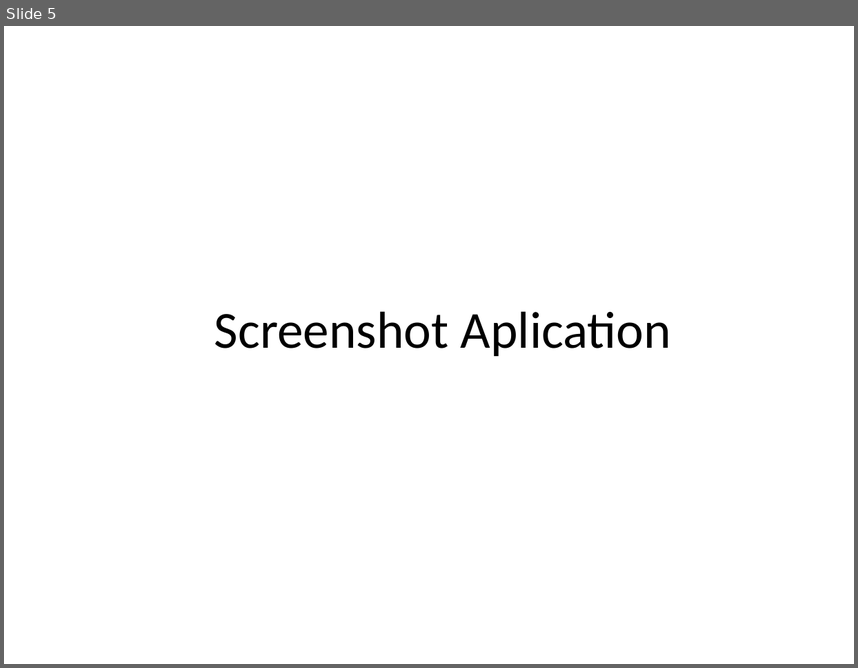
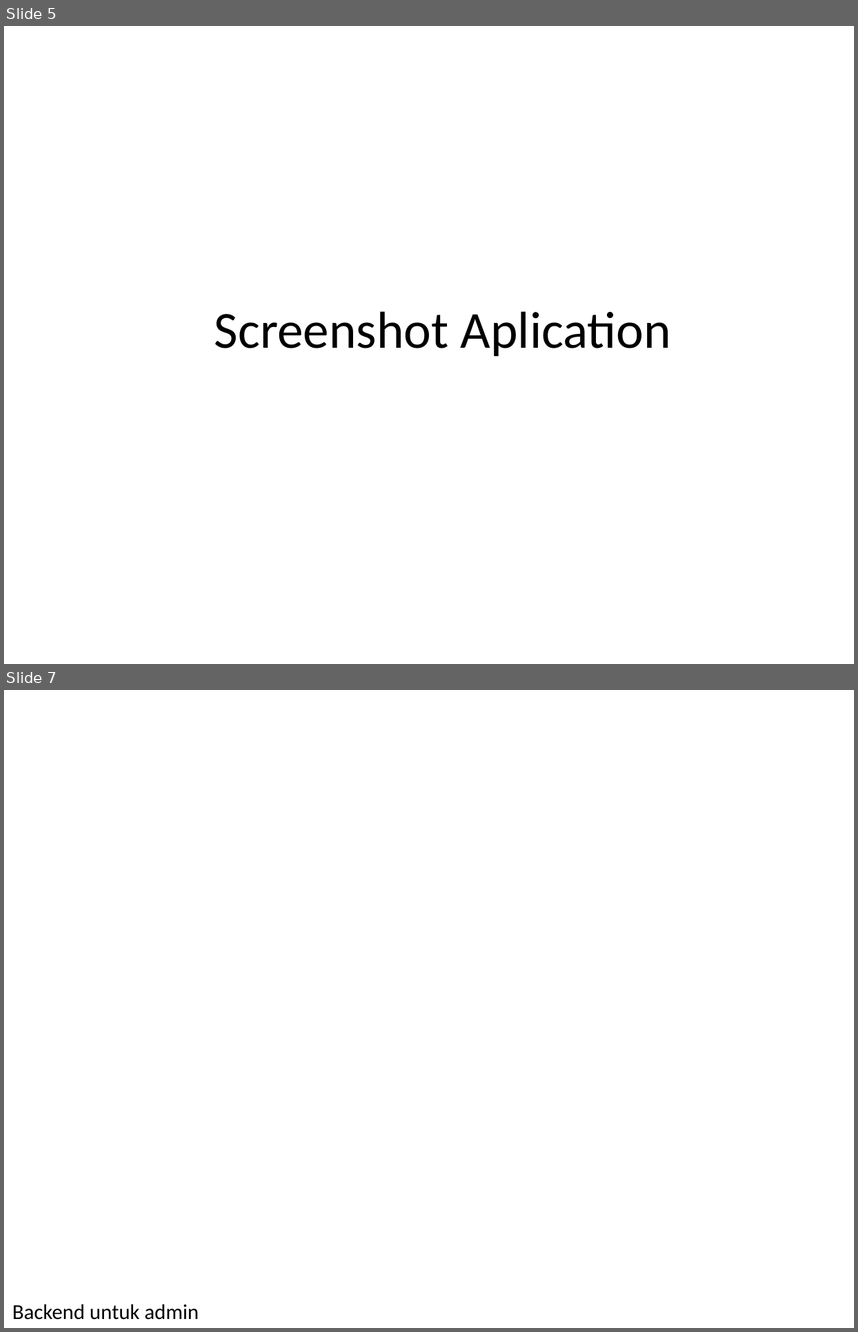
Before and after one commit to angelamuliawan/ujianonlinelatest, a slide deck: BAZ Online Exam.pptx. Shown one above the other, each under a label of ours: slide 5 before the commit, slides 5 and 7 after it; the slides between them are not shown. The pictures are 858x668 and 858x1332 pixels, drawn with LibreOffice and Linux fonts; fonts in the diff are those of the drawing; background and template pictures are left out. Boxes give left, top, right and bottom in pixels: in the first picture for what was removed or moved away, otherwise in the second. Text is boxed around its words. In the diff, an @@ line names an element or a change of style, - is before the commit and + after.

```diff
--- a/BAZ Online Exam.pptx
+++ b/BAZ Online Exam.pptx
@@ slide 7 added at (x1=4, y1=690, x2=854, y2=1328), background picture (left out) @@
@@ text added at (x1=12, y1=1303, x2=199, y2=1319), 18 pt, text #000000 @@
+Backend untuk admin
```
Also in this commit, not shown: 6 other slides added, 4 other files.
